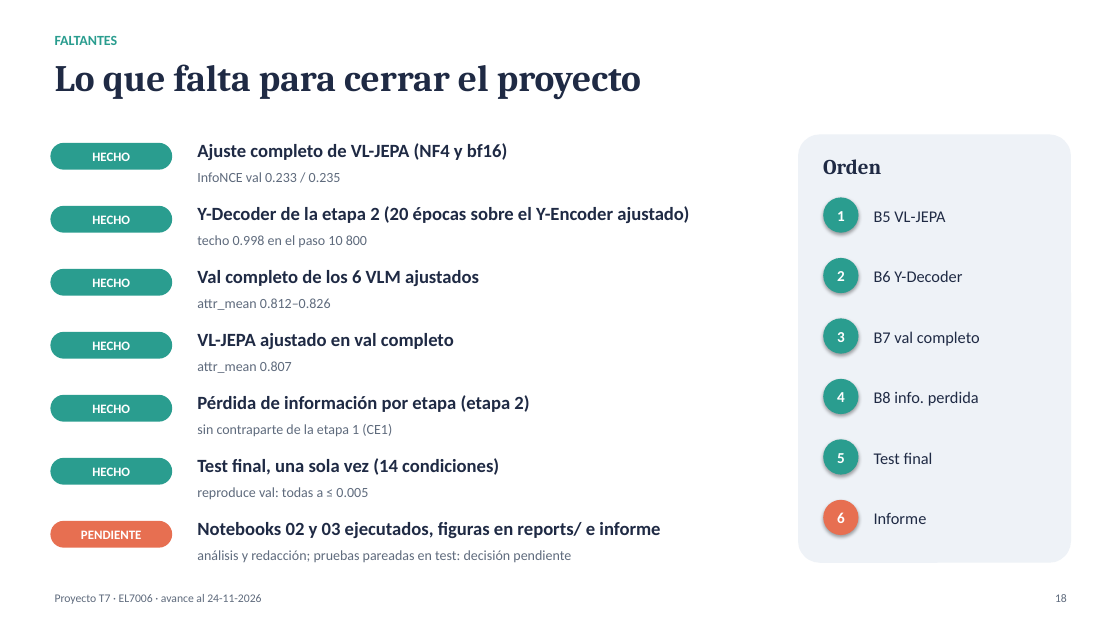
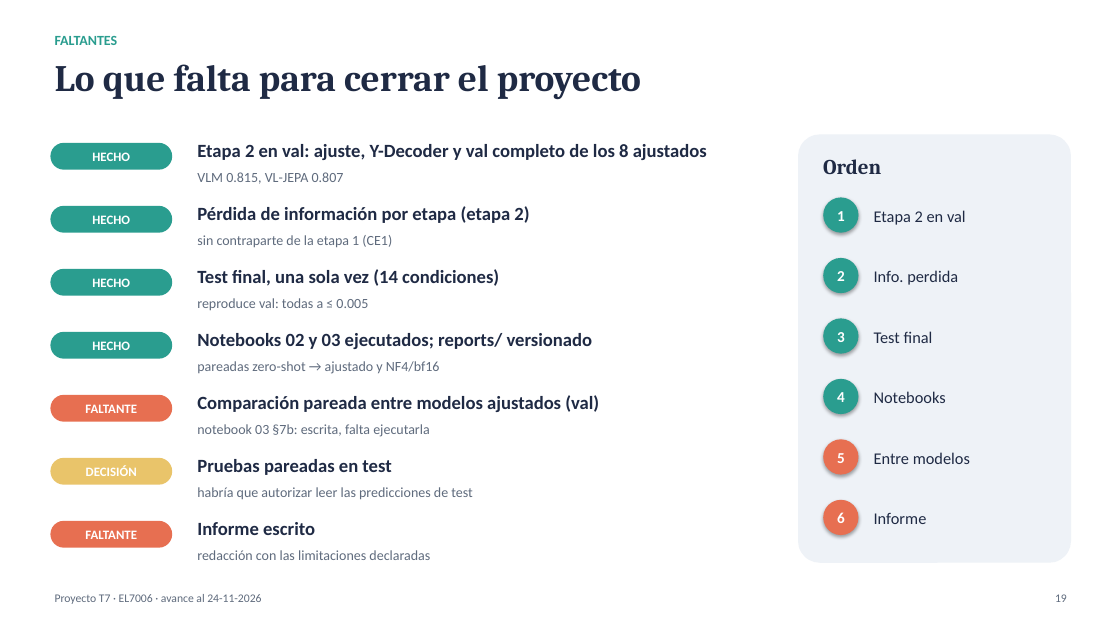
Before and after one commit to BrnoOr/Multimodal_LLM, a slide deck: slide 19 of docs/presentacion_avance.pptx (slide 18 before the commit). Drawn at 1120x630 pixels with LibreOffice and Linux fonts; fonts in the diff are those of the drawing. Boxes give left, top, right and bottom in pixels: in the first picture for what was removed or moved away, otherwise in the second. Text is boxed around its words. In the diff, an @@ line names an element or a change of style, - is before the commit and + after.

Commit message:
etapa2: pruebas pareadas en val (§9), celda §7b entre modelos y presentacion

```diff
--- a/docs/presentacion_avance.pptx
+++ b/docs/presentacion_avance.pptx
@@ text at bbox=[197, 144, 707, 160]: text changed @@
-Ajuste completo de VL-JEPA (NF4 y bf16)
+Etapa 2 en val: ajuste, Y-Decoder y val completo de los 8 ajustados
@@ text at bbox=[197, 172, 344, 184]: text changed @@
-InfoNCE val 0.233 / 0.235
+VLM 0.815, VL-JEPA 0.807
@@ text at bbox=[197, 206, 529, 223]: text changed @@
-Y-Decoder de la etapa 2 (20 épocas sobre el Y-Encoder ajustado)
+Pérdida de información por etapa (etapa 2)
@@ text at bbox=[197, 235, 392, 248]: text changed @@
-techo 0.998 en el paso 10 800
+sin contraparte de la etapa 1 (CE1)
@@ text at bbox=[874, 210, 966, 225]: text changed @@
-B5 VL-JEPA
+Etapa 2 en val
@@ text at bbox=[197, 269, 499, 286]: text changed @@
-Val completo de los 6 VLM ajustados
+Test final, una sola vez (14 condiciones)
@@ text at bbox=[197, 298, 368, 310]: text changed @@
-attr_mean 0.812–0.826
+reproduce val: todas a ≤ 0.005
@@ text at bbox=[874, 270, 958, 285]: text changed @@
-B6 Y-Decoder
+Info. perdida
@@ text at bbox=[197, 333, 593, 349]: text changed @@
-VL-JEPA ajustado en val completo
+Notebooks 02 y 03 ejecutados; reports/ versionado
@@ text at bbox=[874, 331, 933, 343]: text changed @@
-B7 val completo
+Test final
@@ text at bbox=[197, 361, 440, 374]: text changed @@
-attr_mean 0.807
+pareadas zero-shot → ajustado y NF4/bf16
@@ rounded rectangle "FALTANTE" at bbox=[50, 395, 172, 422]: fill #2A9D8F to #E76F51 @@
@@ text in rounded rectangle at bbox=[85, 404, 137, 413]: text changed @@
-HECHO
+FALTANTE
@@ text at bbox=[197, 395, 599, 412]: text changed @@
-Pérdida de información por etapa (etapa 2)
+Comparación pareada entre modelos ajustados (val)
@@ text at bbox=[874, 391, 946, 403]: text changed @@
-B8 info. perdida
+Notebooks
@@ text at bbox=[197, 424, 429, 437]: text changed @@
-sin contraparte de la etapa 1 (CE1)
+notebook 03 §7b: escrita, falta ejecutarla
@@ ellipse "5" at bbox=[823, 439, 859, 475]: fill #2A9D8F to #E76F51 @@
@@ rounded rectangle "DECISIÓN" at bbox=[50, 458, 172, 485]: fill #2A9D8F to #E9C46A @@
@@ text in rounded rectangle at bbox=[86, 465, 137, 476]: text changed @@
-HECHO
+DECISIÓN
@@ text at bbox=[197, 459, 391, 475]: text changed @@
-Test final, una sola vez (14 condiciones)
+Pruebas pareadas en test
@@ text at bbox=[874, 452, 970, 464]: text changed @@
-Test final
+Entre modelos
@@ text at bbox=[197, 487, 472, 500]: text changed @@
-reproduce val: todas a ≤ 0.005
+habría que autorizar leer las predicciones de test
@@ text in rounded rectangle at bbox=[85, 530, 137, 539]: text changed @@
-PENDIENTE
+FALTANTE
@@ text at bbox=[197, 522, 315, 535]: text changed @@
-Notebooks 02 y 03 ejecutados, figuras en reports/ e informe
+Informe escrito
@@ text at bbox=[197, 550, 430, 560]: text changed @@
-análisis y redacción; pruebas pareadas en test: decisión pendiente
+redacción con las limitaciones declaradas
@@ text at bbox=[1055, 594, 1067, 602]: text changed @@
-18
+19
```
Also in this commit, not shown: 4 other slides changed, 1 slide added, 2 other files.
